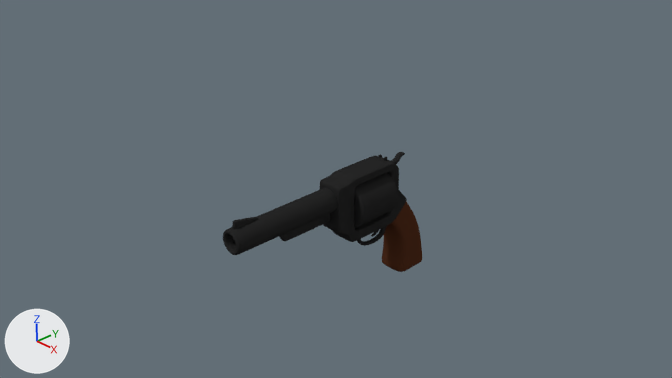
The Blender file projectdocs/gfx_wip/blender/gun_merged.blend as it was, and as the next commit left it.
Camera for both pictures: the file's camera 'Camera'. The axes (+X, +Y, +Z) are drawn at lower left. The lights are the same throughout. Mesh edges are drawn as thin lines on the coarser meshes.

Names of what the first picture shows: 'Gun'.
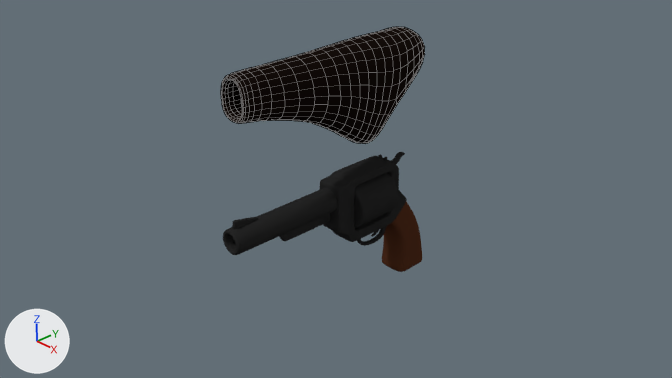
Boxes (x1, y1, x2, y2) around the edits, measured in the pictures (672 x 378 px):
'Holster', added (black)
    after: (221, 27, 425, 144)

The change, as a list of edits to the scene's bpy script:
```text
Add mat_material_000:
    mat_material_000 = diffuse_material('Material.000')
    mat_material_000.base_color = (0.00808, 0.00478, 0.00365)  # black #160f0c
Add me_holster:
    me_holster.from_pydata(...)  # 34 vertices, 27 faces; spans x -0.5..0.5, y -1.37..2.06, z -1.21..0.59
    me_holster.polygons.foreach_set('use_smooth', [True] * 27)
    me_holster.materials.append(mat_material_000)  # black #160f0c
Add ob_holster:
    ob_holster = bpy.data.objects.new('Holster', me_holster)
    ob_holster.location = (0.0, 0.0, 2.0)
    _m = ob_holster.modifiers.new('Solidify', 'SOLIDIFY')
    _m.thickness = -0.0954
    _m.use_even_offset = True
    _m.nonmanifold_thickness_mode = 'FIXED'
    _m.nonmanifold_merge_threshold = 0.0003
    _m = ob_holster.modifiers.new('Subsurf', 'SUBSURF')
    _m.levels = 2
```
